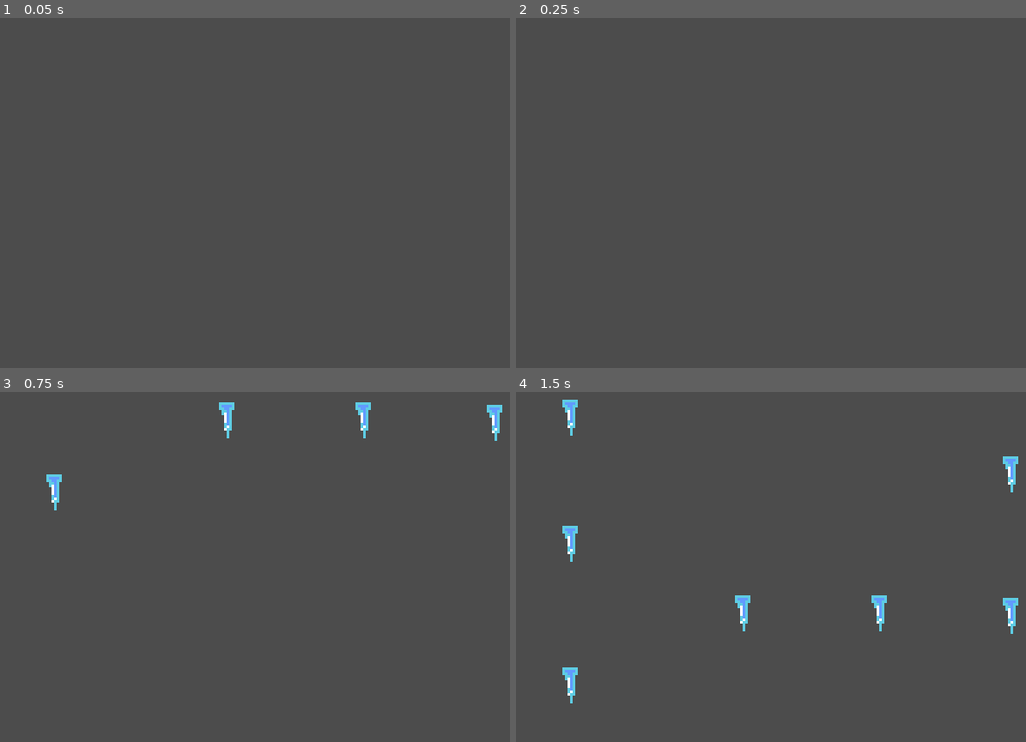
Above: before the commit, frames 1-4 (two rows, left to right).
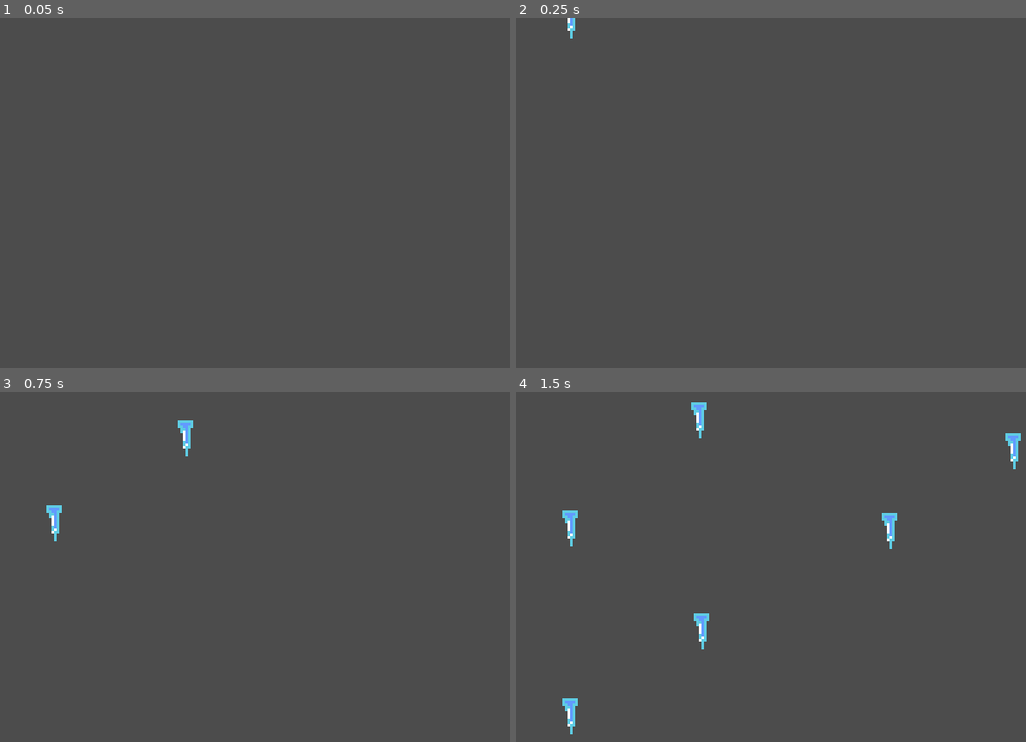
Above: after the commit, the same moments.

Repository: sugarvoid/winter-break-jam
Game: Godot game, scene res://game/danger_object/wave/sickle_wave_final.tscn
Two runs of this game, one before a commit and one after it. Both use one fixed random seed, a clock stepped at 60 frames per second and the inputs below. This scene is started directly instead of the project's main scene.
Inputs:
- Up to frame 1 (0.05 s): no input
- Up to frame 2 (0.25 s): no input
- Up to frame 3 (0.75 s): tap Enter (ui_accept) at 0.5 s; hold D (move_right) from 0.53 s (still down)
- Up to frame 4 (1.5 s): keep holding D (move_right); tap W (jump) at 0.77 s

Frame 1 is identical in both runs. In frame 2, less than 0.1% of the frame differs, in the area x 10-12%, y 0-6%; in frame 3, 1.0%; in frame 4, 2.1%, in the area x 9-99%, y 2-98%.

Commit message:
Adjust objects again

Diff:
--- a/game/danger_object/wave/sickle_wave_final.tscn
+++ b/game/danger_object/wave/sickle_wave_final.tscn
@@ -9,89 +9,77 @@
 }
 
 [node name="IceSickle" parent="Hazards" index="0" instance=ExtResource( 2 )]
-position = Vector2( 110, -63 )
+position = Vector2( 94, -56 )
 rotation_d = 90
 
 [node name="IceSickle3" parent="Hazards" index="1" instance=ExtResource( 2 )]
-position = Vector2( 163, -63 )
+position = Vector2( 167, -95 )
 rotation_d = 90
 
 [node name="IceSickle13" parent="Hazards" index="2" instance=ExtResource( 2 )]
-position = Vector2( 85, -219 )
+position = Vector2( 89, -260 )
 rotation_d = 90
 
 [node name="IceSickle14" parent="Hazards" index="3" instance=ExtResource( 2 )]
-position = Vector2( 137, -219 )
+position = Vector2( 162, -260 )
 rotation_d = 90
 
-[node name="IceSickle15" parent="Hazards" index="4" instance=ExtResource( 2 )]
-position = Vector2( 109, -343 )
+[node name="IceSickle16" parent="Hazards" index="4" instance=ExtResource( 2 )]
+position = Vector2( 162, -336 )
 rotation_d = 90
 
-[node name="IceSickle16" parent="Hazards" index="5" instance=ExtResource( 2 )]
-position = Vector2( 162, -344 )
-rotation_d = 90
-
-[node name="IceSickle17" parent="Hazards" index="6" instance=ExtResource( 2 )]
+[node name="IceSickle17" parent="Hazards" index="5" instance=ExtResource( 2 )]
 position = Vector2( 67, -430 )
 rotation_d = 90
 
-[node name="IceSickle18" parent="Hazards" index="7" instance=ExtResource( 2 )]
+[node name="IceSickle18" parent="Hazards" index="6" instance=ExtResource( 2 )]
 position = Vector2( 120, -431 )
 rotation_d = 90
 
-[node name="IceSickle4" parent="Hazards" index="8" instance=ExtResource( 2 )]
-position = Vector2( 43, -35 )
+[node name="IceSickle4" parent="Hazards" index="7" instance=ExtResource( 2 )]
+position = Vector2( 43, -23 )
 rotation_d = 90
 
-[node name="IceSickle5" parent="Hazards" index="9" instance=ExtResource( 2 )]
-position = Vector2( 214, -62 )
+[node name="IceSickle7" parent="Hazards" index="8" instance=ExtResource( 2 )]
+position = Vector2( 43, -96 )
 rotation_d = 90
 
-[node name="IceSickle7" parent="Hazards" index="10" instance=ExtResource( 2 )]
-position = Vector2( 43, -90 )
+[node name="IceSickle8" parent="Hazards" index="9" instance=ExtResource( 2 )]
+position = Vector2( 215, -126 )
 rotation_d = 90
 
-[node name="IceSickle8" parent="Hazards" index="11" instance=ExtResource( 2 )]
-position = Vector2( 214, -117 )
+[node name="IceSickle9" parent="Hazards" index="10" instance=ExtResource( 2 )]
+position = Vector2( 93, -138 )
 rotation_d = 90
 
-[node name="IceSickle9" parent="Hazards" index="12" instance=ExtResource( 2 )]
-position = Vector2( 43, -139 )
+[node name="IceSickle10" parent="Hazards" index="11" instance=ExtResource( 2 )]
+position = Vector2( 165, -177 )
 rotation_d = 90
 
-[node name="IceSickle10" parent="Hazards" index="13" instance=ExtResource( 2 )]
-position = Vector2( 214, -166 )
-rotation_d = 90
-
-[node name="IceSickle11" parent="Hazards" index="14" instance=ExtResource( 2 )]
-position = Vector2( 43, -196 )
-rotation_d = 90
-
-[node name="IceSickle12" parent="Hazards" index="15" instance=ExtResource( 2 )]
+[node name="IceSickle12" parent="Hazards" index="12" instance=ExtResource( 2 )]
 position = Vector2( 214, -223 )
 rotation_d = 90
 
-[node name="IceSickle21" parent="Hazards" index="16" instance=ExtResource( 2 )]
+[node name="IceSickle21" parent="Hazards" index="13" instance=ExtResource( 2 )]
 position = Vector2( 43, -253 )
 rotation_d = 90
 
-[node name="IceSickle22" parent="Hazards" index="17" instance=ExtResource( 2 )]
+[node name="IceSickle22" parent="Hazards" index="14" instance=ExtResource( 2 )]
 position = Vector2( 214, -280 )
 rotation_d = 90
 
-[node name="IceSickle23" parent="Hazards" index="18" instance=ExtResource( 2 )]
-position = Vector2( 43, -310 )
+[node name="IceSickle23" parent="Hazards" index="15" instance=ExtResource( 2 )]
+position = Vector2( 85, -333 )
 rotation_d = 90
 
-[node name="IceSickle28" parent="Hazards" index="19" instance=ExtResource( 2 )]
+[node name="IceSickle28" parent="Hazards" index="16" instance=ExtResource( 2 )]
 position = Vector2( 214, -337 )
 rotation_d = 90
 
-[node name="IceSickle29" parent="Hazards" index="20" instance=ExtResource( 2 )]
-position = Vector2( 35, -364 )
+[node name="IceSickle29" parent="Hazards" index="17" instance=ExtResource( 2 )]
+position = Vector2( 27, -376 )
 rotation_d = 90
 
-[node name="IceSickle30" parent="Hazards" index="21" instance=ExtResource( 2 )]
+[node name="IceSickle30" parent="Hazards" index="18" instance=ExtResource( 2 )]
 position = Vector2( 213, -368 )
 rotation_d = 90
--- a/game/danger_object/wave/sickle_wave_left_all.tscn
+++ b/game/danger_object/wave/sickle_wave_left_all.tscn
@@ -5,30 +5,18 @@
 
 [node name="SWLeftAll" instance=ExtResource( 1 )]
 
-[node name="IceSickle3" parent="Hazards" index="0" instance=ExtResource( 2 )]
-position = Vector2( -76, 31 )
+[node name="IceSickle4" parent="Hazards" index="0" instance=ExtResource( 2 )]
+position = Vector2( -62, 59 )
 rotation_d = 0
 
-[node name="IceSickle4" parent="Hazards" index="1" instance=ExtResource( 2 )]
-position = Vector2( -76, 56 )
+[node name="IceSickle5" parent="Hazards" index="1" instance=ExtResource( 2 )]
+position = Vector2( -20, 104 )
 rotation_d = 0
 
-[node name="IceSickle5" parent="Hazards" index="2" instance=ExtResource( 2 )]
-position = Vector2( -19, 90 )
+[node name="IceSickle8" parent="Hazards" index="2" instance=ExtResource( 2 )]
+position = Vector2( -171, 61 )
 rotation_d = 0
 
-[node name="IceSickle7" parent="Hazards" index="3" instance=ExtResource( 2 )]
-position = Vector2( -193, 31 )
+[node name="IceSickle9" parent="Hazards" index="3" instance=ExtResource( 2 )]
+position = Vector2( -131, 106 )
 rotation_d = 0
-
-[node name="IceSickle8" parent="Hazards" index="4" instance=ExtResource( 2 )]
-position = Vector2( -193, 56 )
-rotation_d = 0
-
-[node name="IceSickle9" parent="Hazards" index="5" instance=ExtResource( 2 )]
-position = Vector2( -136, 100 )
-rotation_d = 0
-
-[node name="IceSickle13" parent="Hazards" index="6" instance=ExtResource( 2 )]
-position = Vector2( -277, 94 )
-rotation_d = 0
--- a/game/danger_object/wave/sickle_wave_left_bottom.tscn
+++ b/game/danger_object/wave/sickle_wave_left_bottom.tscn
@@ -5,26 +5,18 @@
 
 [node name="SickleWaveLeftBottom" instance=ExtResource( 2 )]
 
-[node name="IceSickle" parent="Hazards" index="0" instance=ExtResource( 1 )]
-position = Vector2( -17, 72 )
+[node name="IceSickle2" parent="Hazards" index="0" instance=ExtResource( 1 )]
+position = Vector2( -18, 87 )
 rotation_d = 0
 
-[node name="IceSickle2" parent="Hazards" index="1" instance=ExtResource( 1 )]
-position = Vector2( -18, 86 )
+[node name="IceSickle3" parent="Hazards" index="1" instance=ExtResource( 1 )]
+position = Vector2( -77, 88 )
 rotation_d = 0
 
-[node name="IceSickle3" parent="Hazards" index="2" instance=ExtResource( 1 )]
-position = Vector2( -149, 102 )
+[node name="IceSickle4" parent="Hazards" index="2" instance=ExtResource( 1 )]
+position = Vector2( -76, 113 )
 rotation_d = 0
 
-[node name="IceSickle4" parent="Hazards" index="3" instance=ExtResource( 1 )]
-position = Vector2( -149, 113 )
+[node name="IceSickle6" parent="Hazards" index="3" instance=ExtResource( 1 )]
+position = Vector2( -141, 87 )
 rotation_d = 0
-
-[node name="IceSickle5" parent="Hazards" index="4" instance=ExtResource( 1 )]
-position = Vector2( -204, 72 )
-rotation_d = 0
-
-[node name="IceSickle6" parent="Hazards" index="5" instance=ExtResource( 1 )]
-position = Vector2( -204, 85 )
-rotation_d = 0
--- a/game/danger_object/wave/sickle_wave_left_top.tscn
+++ b/game/danger_object/wave/sickle_wave_left_top.tscn
@@ -6,17 +6,17 @@
 [node name="SickleWaveLeftTop" instance=ExtResource( 2 )]
 
 [node name="IceSickle" parent="Hazards" index="0" instance=ExtResource( 1 )]
-position = Vector2( -10, 39 )
+position = Vector2( -266, 75 )
 rotation_d = 0
 
 [node name="IceSickle2" parent="Hazards" index="1" instance=ExtResource( 1 )]
-position = Vector2( -184, 76 )
+position = Vector2( -177, 74 )
 rotation_d = 0
 
 [node name="IceSickle3" parent="Hazards" index="2" instance=ExtResource( 1 )]
-position = Vector2( -104, 75 )
+position = Vector2( -93, 76 )
 rotation_d = 0
 
 [node name="IceSickle4" parent="Hazards" index="3" instance=ExtResource( 1 )]
-position = Vector2( -11, 98 )
+position = Vector2( -11, 75 )
 rotation_d = 0
--- a/game/danger_object/wave/sickle_wave_right_bottom.tscn
+++ b/game/danger_object/wave/sickle_wave_right_bottom.tscn
@@ -5,38 +5,26 @@
 
 [node name="SickleWaveRighBottom" instance=ExtResource( 2 )]
 
-[node name="IceSickle" parent="Hazards" index="0" instance=ExtResource( 1 )]
-position = Vector2( 258, 59 )
+[node name="IceSickle4" parent="Hazards" index="0" instance=ExtResource( 1 )]
+position = Vector2( 271, 102 )
 rotation_d = 180
 
-[node name="IceSickle4" parent="Hazards" index="1" instance=ExtResource( 1 )]
-position = Vector2( 272, 99 )
-rotation_d = 180
-
-[node name="IceSickle6" parent="Hazards" index="2" instance=ExtResource( 1 )]
+[node name="IceSickle6" parent="Hazards" index="1" instance=ExtResource( 1 )]
 position = Vector2( 288, 59 )
 rotation_d = 180
 
-[node name="IceSickle2" parent="Hazards" index="3" instance=ExtResource( 1 )]
+[node name="IceSickle2" parent="Hazards" index="2" instance=ExtResource( 1 )]
 position = Vector2( 346, 59 )
 rotation_d = 180
 
-[node name="IceSickle5" parent="Hazards" index="4" instance=ExtResource( 1 )]
-position = Vector2( 360, 99 )
+[node name="IceSickle5" parent="Hazards" index="3" instance=ExtResource( 1 )]
+position = Vector2( 360, 101 )
 rotation_d = 180
 
-[node name="IceSickle7" parent="Hazards" index="5" instance=ExtResource( 1 )]
-position = Vector2( 376, 59 )
+[node name="IceSickle8" parent="Hazards" index="4" instance=ExtResource( 1 )]
+position = Vector2( 458, 102 )
 rotation_d = 180
 
-[node name="IceSickle3" parent="Hazards" index="6" instance=ExtResource( 1 )]
-position = Vector2( 443, 59 )
-rotation_d = 180
-
-[node name="IceSickle8" parent="Hazards" index="7" instance=ExtResource( 1 )]
-position = Vector2( 457, 99 )
-rotation_d = 180
-
-[node name="IceSickle9" parent="Hazards" index="8" instance=ExtResource( 1 )]
+[node name="IceSickle9" parent="Hazards" index="5" instance=ExtResource( 1 )]
 position = Vector2( 473, 59 )
 rotation_d = 180
--- a/game/danger_object/wave/sickle_wave_right_top.tscn
+++ b/game/danger_object/wave/sickle_wave_right_top.tscn
@@ -5,30 +5,22 @@
 
 [node name="SickleWaveRightTop" instance=ExtResource( 2 )]
 
-[node name="IceSickle" parent="Hazards" index="0" instance=ExtResource( 1 )]
-position = Vector2( 253, 28 )
+[node name="IceSickle2" parent="Hazards" index="0" instance=ExtResource( 1 )]
+position = Vector2( 347, 106 )
 rotation_d = 180
 
-[node name="IceSickle2" parent="Hazards" index="1" instance=ExtResource( 1 )]
-position = Vector2( 347, 103 )
+[node name="IceSickle3" parent="Hazards" index="1" instance=ExtResource( 1 )]
+position = Vector2( 538, 78 )
 rotation_d = 180
 
-[node name="IceSickle3" parent="Hazards" index="2" instance=ExtResource( 1 )]
-position = Vector2( 537, 60 )
-rotation_d = 180
-
-[node name="IceSickle4" parent="Hazards" index="3" instance=ExtResource( 1 )]
+[node name="IceSickle4" parent="Hazards" index="2" instance=ExtResource( 1 )]
 position = Vector2( 254, 77 )
 rotation_d = 180
 
-[node name="IceSickle5" parent="Hazards" index="4" instance=ExtResource( 1 )]
+[node name="IceSickle5" parent="Hazards" index="3" instance=ExtResource( 1 )]
 position = Vector2( 345, 52 )
 rotation_d = 180
 
-[node name="IceSickle7" parent="Hazards" index="5" instance=ExtResource( 1 )]
+[node name="IceSickle7" parent="Hazards" index="4" instance=ExtResource( 1 )]
 position = Vector2( 436, 81 )
 rotation_d = 180
-
-[node name="IceSickle6" parent="Hazards" index="6" instance=ExtResource( 1 )]
-position = Vector2( 436, 30 )
-rotation_d = 180
--- a/game/danger_object/wave/sickle_wave_top_all.tscn
+++ b/game/danger_object/wave/sickle_wave_top_all.tscn
@@ -9,41 +9,25 @@
 }
 
 [node name="IceSickle2" parent="Hazards" index="0" instance=ExtResource( 2 )]
-position = Vector2( 96, -124 )
+position = Vector2( 59, -99 )
 rotation_d = 90
 
 [node name="IceSickle6" parent="Hazards" index="1" instance=ExtResource( 2 )]
-position = Vector2( 122, -12 )
+position = Vector2( 117, -47 )
 rotation_d = 90
 
 [node name="IceSickle19" parent="Hazards" index="2" instance=ExtResource( 2 )]
-position = Vector2( 122, -193 )
+position = Vector2( 119, -155 )
 rotation_d = 90
 
 [node name="IceSickle20" parent="Hazards" index="3" instance=ExtResource( 2 )]
-position = Vector2( 182, -129 )
+position = Vector2( 182, -97 )
 rotation_d = 90
 
-[node name="IceSickle24" parent="Hazards" index="4" instance=ExtResource( 2 )]
-position = Vector2( 51, -271 )
+[node name="IceSickle21" parent="Hazards" index="4" instance=ExtResource( 2 )]
+position = Vector2( 60, -13 )
 rotation_d = 90
 
-[node name="IceSickle25" parent="Hazards" index="5" instance=ExtResource( 2 )]
-position = Vector2( 138, -270 )
+[node name="IceSickle22" parent="Hazards" index="5" instance=ExtResource( 2 )]
+position = Vector2( 183, -14 )
 rotation_d = 90
-
-[node name="IceSickle21" parent="Hazards" index="6" instance=ExtResource( 2 )]
-position = Vector2( 41, -13 )
-rotation_d = 90
-
-[node name="IceSickle22" parent="Hazards" index="7" instance=ExtResource( 2 )]
-position = Vector2( 198, -14 )
-rotation_d = 90
-
-[node name="IceSickle23" parent="Hazards" index="8" instance=ExtResource( 2 )]
-position = Vector2( 37, -193 )
-rotation_d = 90
-
-[node name="IceSickle29" parent="Hazards" index="9" instance=ExtResource( 2 )]
-position = Vector2( 222, -270 )
-rotation_d = 90
--- a/game/manager/hazard_manager/hazard_manager.gd
+++ b/game/manager/hazard_manager/hazard_manager.gd
@@ -74,9 +74,10 @@
 		4:
 			_spawn_wave(p_SWTopRight, 100)
 		6:
-			_spawn_wave(p_SWLeftBottom, 100)
+			_spawn_wave(p_SWLeftBottom, 110)
 		8:
-			_spawn_wave(p_SWLeftAll, 100)
+			pass
+			#_spawn_wave(p_SWLeftAll, 130)
 		10:
 			_spawn_wave(p_SWLeftTop, 100)
 		12:
@@ -85,16 +86,16 @@
 			_stop_timers()
 		16:
 			start_timers()
-			_spawn_wave(p_SWTopRight, 100)
-			_spawn_wave(p_SWLeftBottom, 100)
+			_spawn_wave(p_SWTopRight, 120)
+			#_spawn_wave(p_SWLeftBottom, 100)
 		18:
 			_spawn_wave(p_SWTopAll, 120)
 		20:
 			_spawn_wave(p_SWTopLeft, 150)
 		22:
-			_spawn_wave(p_SWLeftBottom, 180)
+			pass
 		24:
-			_spawn_wave(p_SWLeftBottom, 175)
+			_spawn_wave(p_SWLeftBottom, 120)
 		26:
 			_spawn_wave(p_SWTopAll, 110)
 		28:
@@ -107,24 +108,24 @@
 			pass
 			#_spawn_wave(p_SWTopAll, 90)
 		35:
-			_spawn_wave(p_SWTopAll, 100)
+			_spawn_wave(p_SWTopAll, 130)
 
 		36:
 			_stop_timers()
 		38:
 			start_timers()
-			_spawn_wave(p_SWLeftBottom, 90)
+			_spawn_wave(p_SWLeftBottom, 120)
 		40:
+			pass
+		42:
 			_spawn_wave(p_SWRightTop, 100)
-		42:
+		44:
 			pass
-		44:
-			_spawn_wave(p_SWRightBottom)
 		46:
 			pass
 
 		48:
-			pass
+			_spawn_wave(p_SWRightBottom)
 		50:
 			pass
 		52:
--- a/game/player/player.gd
+++ b/game/player/player.gd
@@ -156,7 +156,6 @@
 	return arr.has(true)
 
 func _start_standing_still_timer() -> void:
-	print("starting timmer")
 	self.standing_still_timer.start(self.idle_time_max)
 
 func reset_jumps() -> void:
@@ -164,20 +163,15 @@
 
 func _on_frozen() -> void:
 	if self.is_alive and self.is_freezable:
-		print("player froze")
 		take_damage()
 
 func take_damage():
 	if self.is_alive:
-		print('brrrr')
 		self.is_alive = false
 		emit_signal("is_dying")
 		_play_death_animation()
-		print("dying")
 
 func _play_death_animation() -> void:
-	print('player is dead')
-	# Play animation
 	animated_sprite.play("dying")
 
 func reset_player() -> void:
